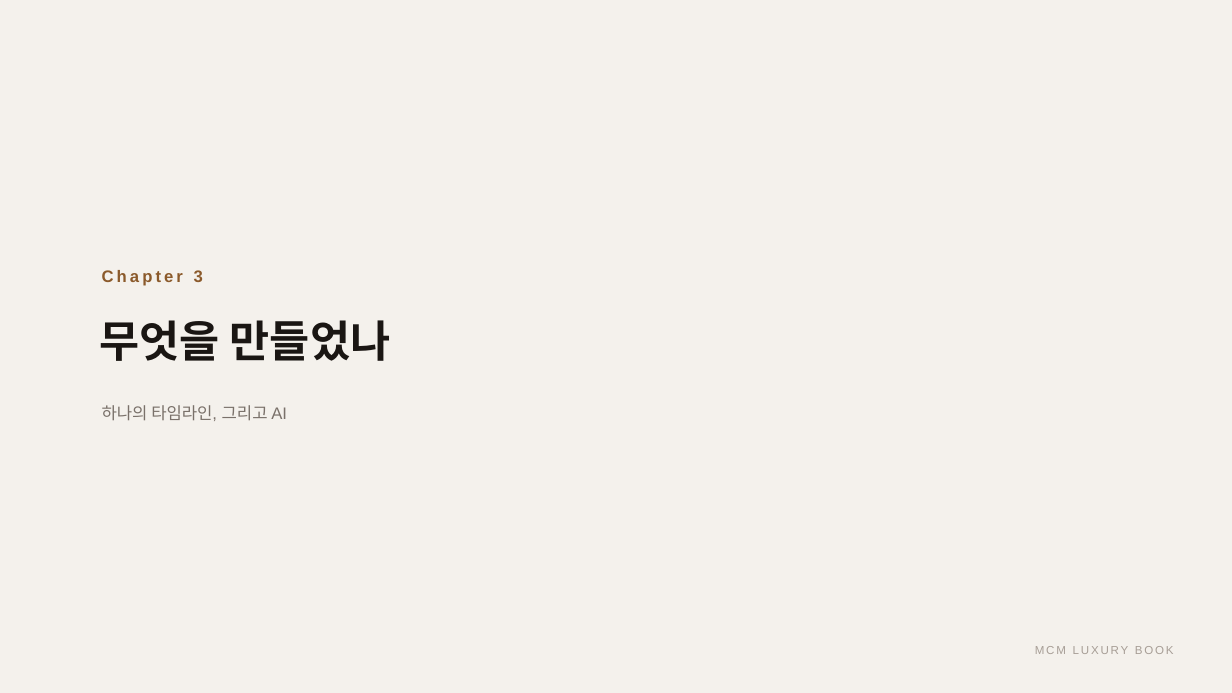
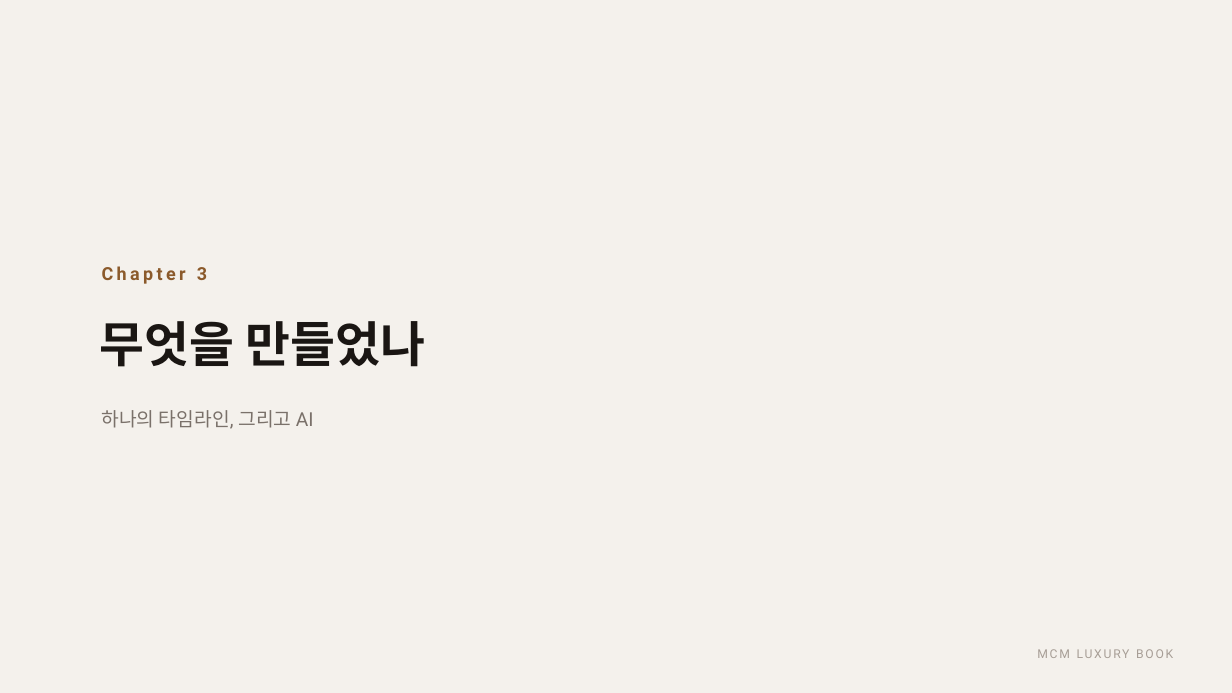
Before and after one commit to elominatedCloud/likeGonzi, a slide deck: slide 10 of docs/ir/MCM_Luxury_Book_IR.pptx (slide 9 before the commit). Drawn at 1232x693 pixels with LibreOffice and Linux fonts; fonts in the diff are those of the drawing. Boxes give left, top, right and bottom in pixels: in the first picture for what was removed or moved away, otherwise in the second. Text is boxed around its words. In the diff, an @@ line names an element or a change of style, - is before the commit and + after.

```diff
--- a/docs/ir/MCM_Luxury_Book_IR.pptx
+++ b/docs/ir/MCM_Luxury_Book_IR.pptx
@@ text "Chapter 3" at [102,266,207,284]: size 13 to 14 pt, font Arial to Roboto, letter spacing 2.4 to 2.6 pt @@
@@ text "무엇을 만들었나" at [100,321,425,367]: size 34 to 38 pt, font Arial to Roboto @@
@@ text "하나의 타임라인, 그리고 AI" at [102,410,314,429]: size 13 to 15 pt, font Arial to Roboto @@
@@ text "MCM LUXURY BOOK" at [1037,649,1173,658]: size 9 to 9.5 pt, font Arial to Roboto @@
```
Also in this commit, not shown: 12 other slides changed, 9 slides added, 6 slides removed, 5 other files.
